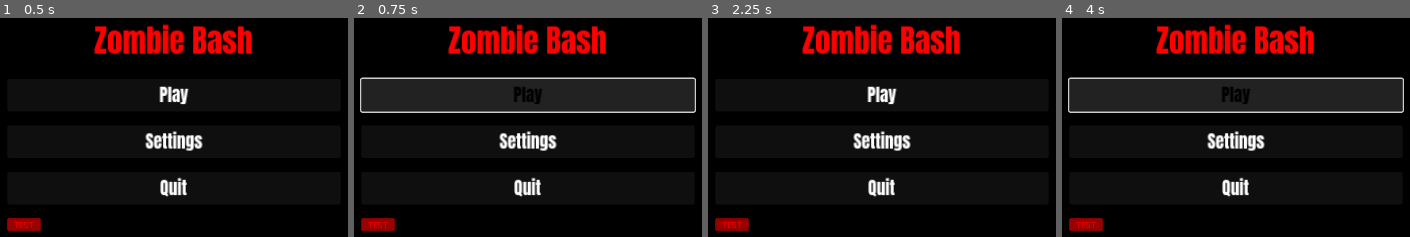
Above: before the commit, frames 1-4 (left to right).
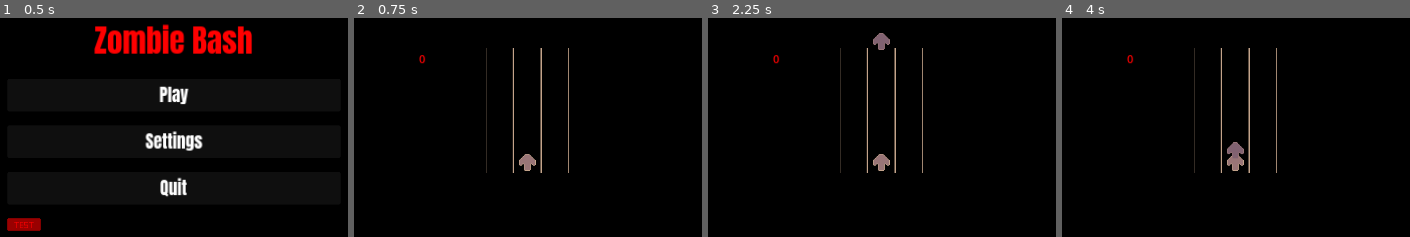
Above: after the commit, the same moments.

Repository: RobRob7/Team-Zombie-Bash
Game: Godot game, scene res://Scenes/MainMenu.tscn
The game is run twice, just before and just after one commit, with the same random seed, the same clock (stepped at 60 frames per second) and the same inputs. Sound files missing from this copy of the repository are replaced by a short silence.
Inputs (mouse positions are in pixels of both pictures, inside the frame that each line leads up to):
- Up to frame 1 (0.5 s): no input
- Up to frame 2 (0.75 s): click "Play" at 0.5 s
- Up to frame 3 (2.25 s): click (882, 94) at 1.25 s, where only the run before the commit has a clickable "Play"; click (882, 223) at 2.02 s
- Up to frame 4 (4 s): click (1236, 223) at 2.77 s; click (1236, 94) at 3.5 s, where only the run before the commit has a clickable "Play"

Frame 1 is identical in both runs. In frame 2, 23% of the frame differs, in the area x 1-99%, y 2-98%; in frame 3, 8.1%; in frame 4, 23%.
Error before the commit: Invalid access to property or key 'value' on a base object of type 'null instance'. (res://Scripts/MainMenu.gd:9)

Commit message:
play button now works again + Game.gd comments added

Diff:
--- a/zombie-bash/Scripts/Game.gd
+++ b/zombie-bash/Scripts/Game.gd
@@ -275,23 +275,30 @@
 
 # will increment score based on performance
 func increment_score(scoreIncrementValue):
+	# increment combo by 1 if scoreIncrementValue > 0
 	if scoreIncrementValue > 0:
 		combo += 1
-	# reset combo to zero if by <= 0
+	# reset combo to zero if scoreIncrementValue <= 0
 	else:
 		combo = 0
 
+	# score increment value is 3 (great hit)
 	if scoreIncrementValue == 3:
 		great += 1
+	# score increment value is 2 (good hit)
 	elif scoreIncrementValue == 2:
 		good += 1
+	# score increment value is 1 (okay hit)
 	elif scoreIncrementValue == 1:
 		okay += 1
 	# if by <= 0 (missed hit)
 	else:
 		missed += 1
 
+	# increment score (factoring combo and scoreIncrementValue)
 	score += scoreIncrementValue * combo
+
+	# update score display
 	$Label.text = str(score)
 
 	# if combo > 0
--- a/zombie-bash/Scripts/MainMenu.gd
+++ b/zombie-bash/Scripts/MainMenu.gd
@@ -6,7 +6,6 @@
 
 # play button pressed (start game)
 func _on_play_button_pressed() -> void:
-	AudioServer.set_bus_volume_db(AudioServer.get_bus_index("Master"), linear_to_db($CanvasLayer/Main/CenterContainer/PanelContainer/MarginContainer/VBoxContainer/HSlider.value))
 	if get_tree().change_scene_to_file("res://Scenes/Game.tscn") != OK:
 		print ("Error changing scene to Game")
 
